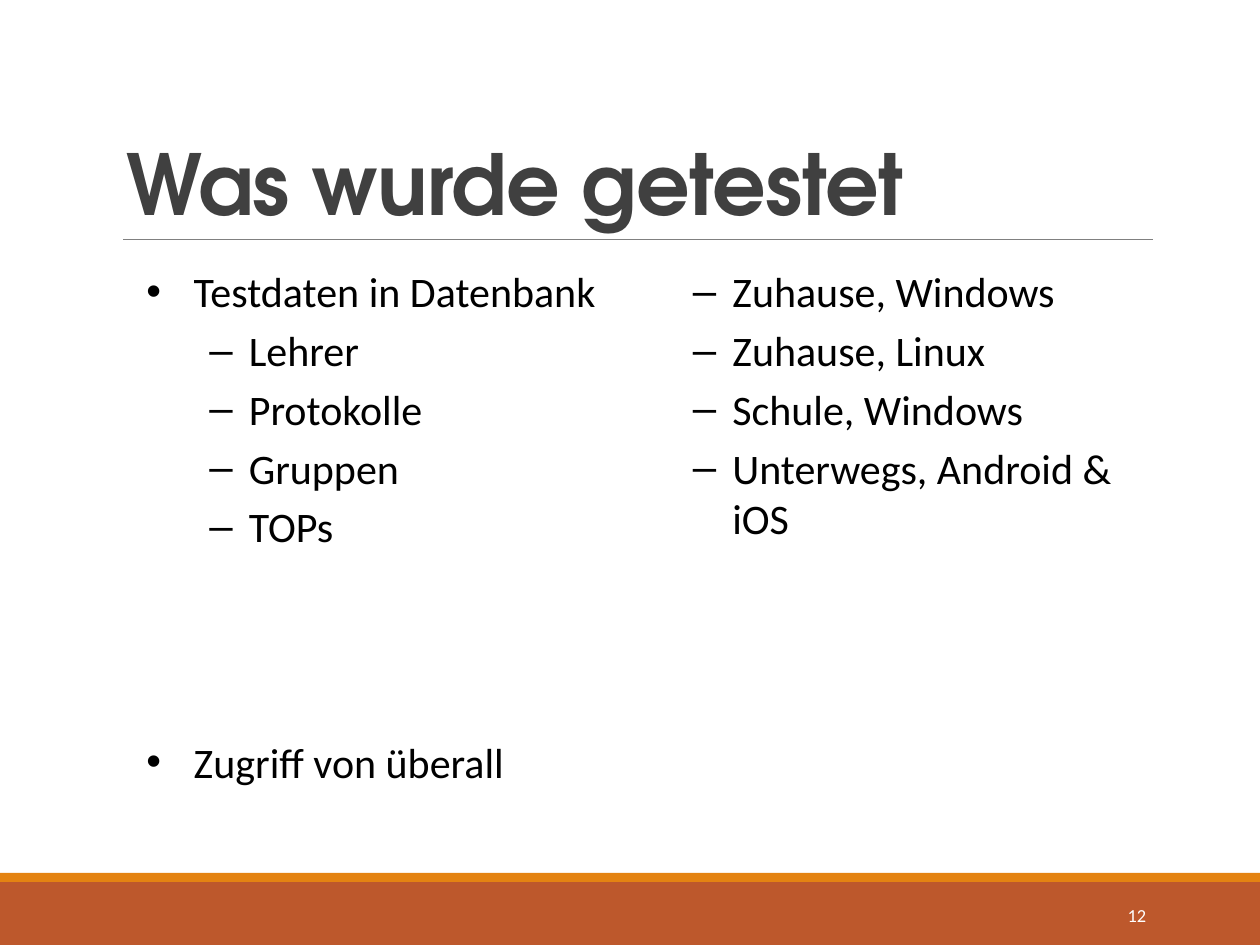
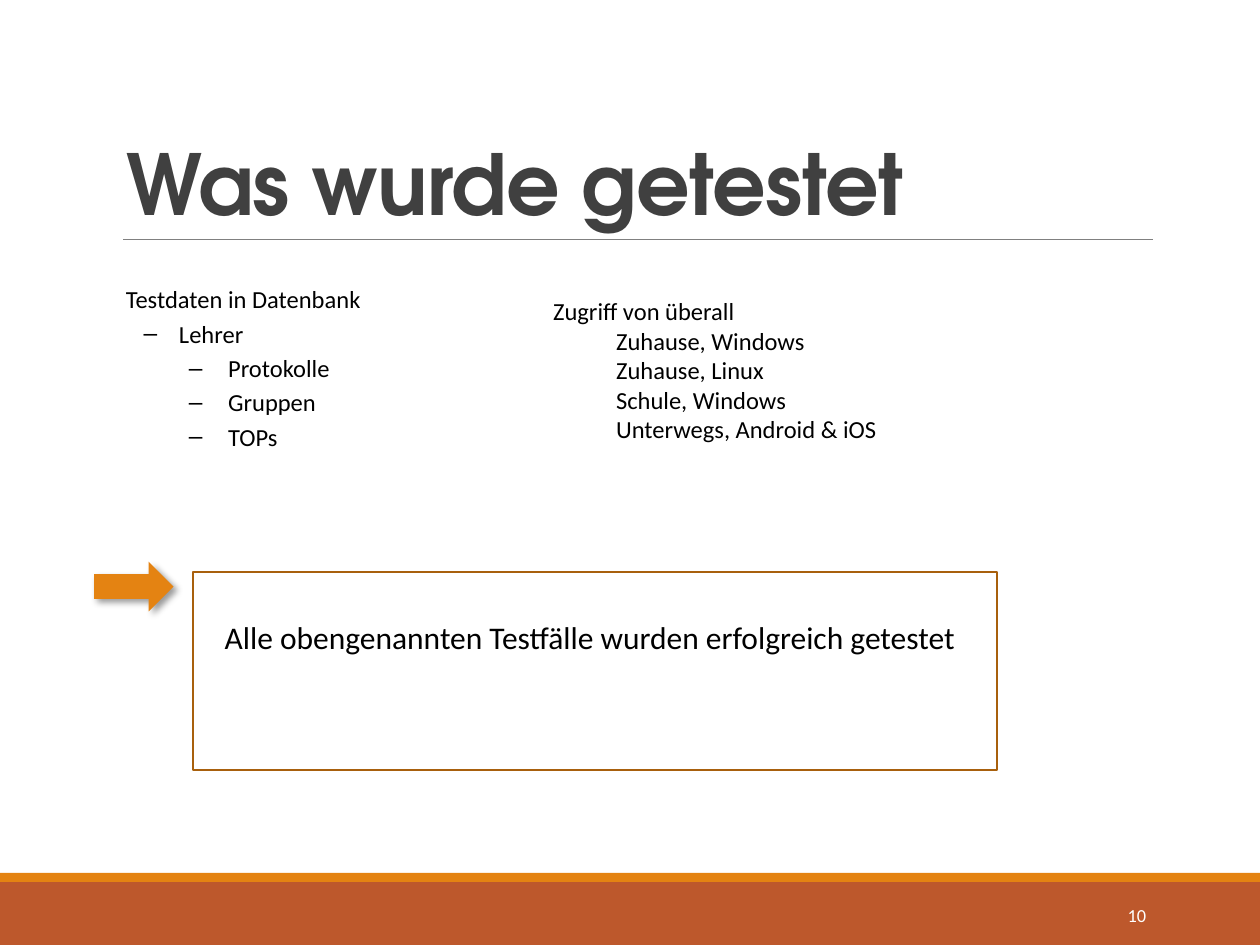
Before and after one commit to Dusty0071/OberstufenProjekt, a slide deck: slide 10 of Präsentation/FIA63-Gruppe#3-PRAES.pptx (slide 12 before the commit). Drawn at 1260x945 pixels with LibreOffice and Linux fonts; fonts in the diff are those of the drawing. Boxes give left, top, right and bottom in pixels: in the first picture for what was removed or moved away, otherwise in the second. Text is boxed around its words. In the diff, an @@ line names an element or a change of style, - is before the commit and + after.

```diff
--- a/Präsentation/FIA63-Gruppe#3-PRAES.pptx
+++ b/Präsentation/FIA63-Gruppe#3-PRAES.pptx
@@ text added at <box>126,291,360,447</box>, 14 pt, text #000000 @@
+Testdaten in Datenbank
+– Lehrer
+  – Protokolle
+  – Gruppen
+  – TOPs
@@ text at <box>194,277,595,543</box>: paragraphs removed @@
-• Testdaten in Datenbank
-  – Lehrer
-  – Protokolle
-  – Gruppen
-  – TOPs
@@ text "Zugriff von überall": place and size @@
-text "Zugriff von überall" at <box>194,277,1073,543</box>
+text "Zugriff von überall" at <box>553,303,876,443</box>
@@ text "Zugriff von überall" at <box>553,303,876,443</box>: size 24 to 14 pt; bullet • to none; less space between paragraphs; bullet – to none; columns 2 to 1 @@
@@ right arrow added at <box>94,562,174,611</box>, fill #E48312 @@
@@ rectangle added at <box>194,572,998,770</box>, outline #A9610D 1.25 pt @@
@@ text added at <box>225,627,954,655</box>, 18 pt, text #000000 @@
+Alle obengenannten Testfälle wurden erfolgreich getestet
@@ page number at <box>1128,910,1147,922</box>: text changed @@
-12
+10
```
Also in this commit, not shown: 7 other slides changed, 1 slide added, 3 slides removed.
